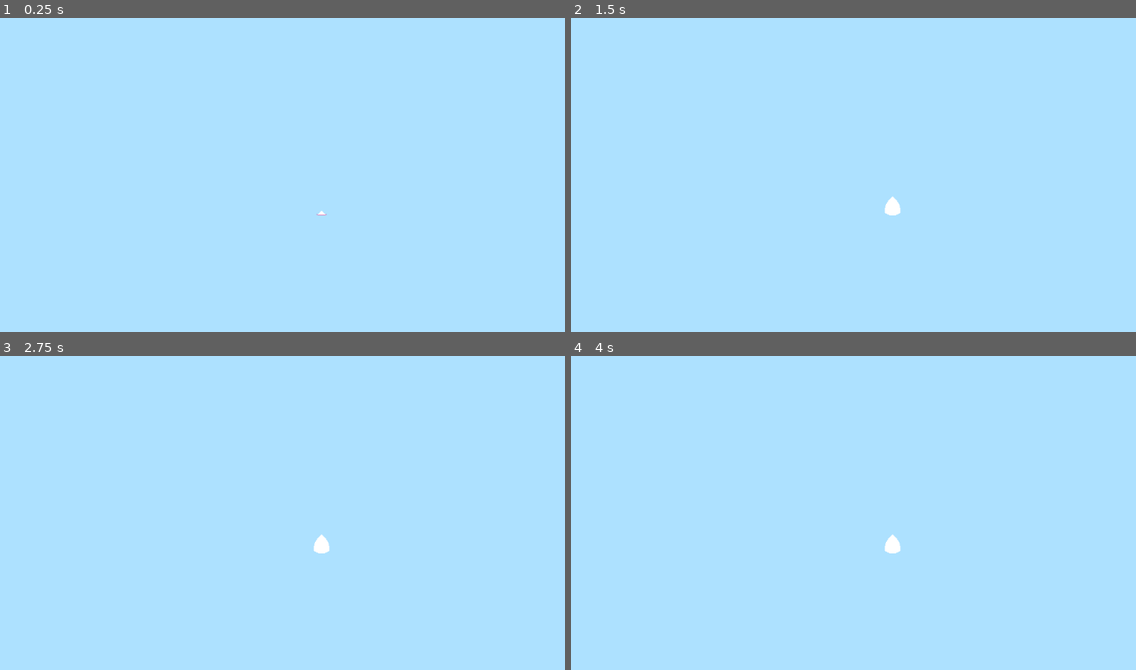
Above: before the commit, frames 1-4 (two rows, left to right).
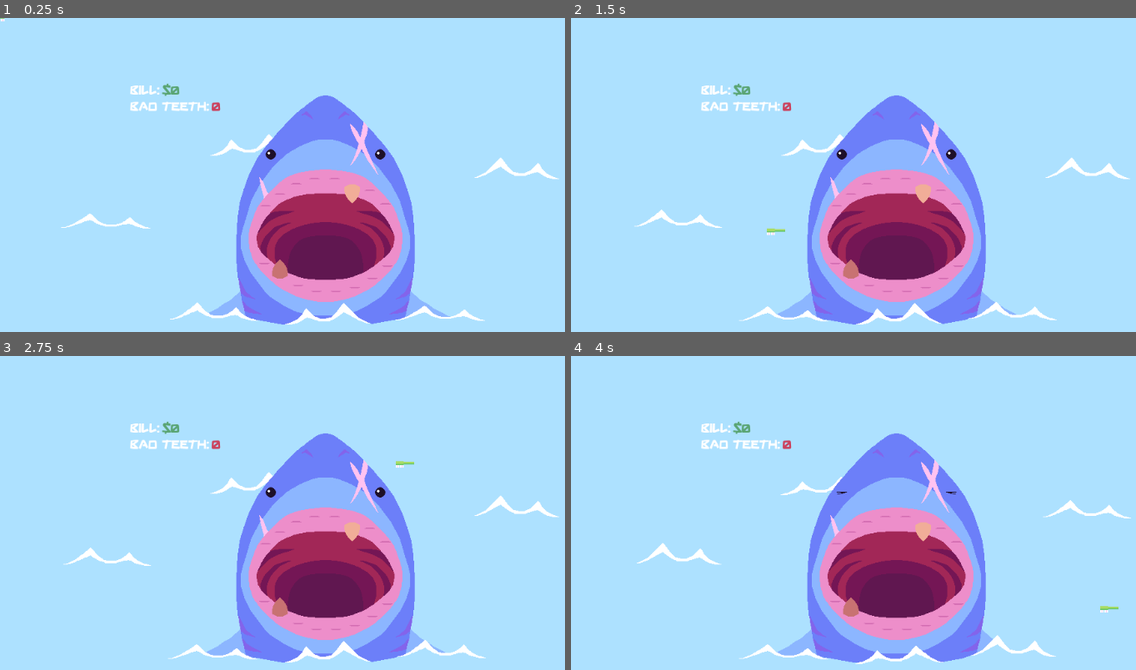
Above: after the commit, the same moments.

Repository: dojeda1/SharkTooth
Game: Godot game, scene res://Scenes/TestWorld.tscn
Two runs of this game, one before a commit and one after it. Both use one fixed random seed, a clock stepped at 60 frames per second and the inputs below. This scene is started directly instead of the project's main scene.
Inputs (mouse positions are in pixels of both pictures, inside the frame that each line leads up to):
- Up to frame 1 (0.25 s): no input
- Up to frame 2 (1.5 s): move the mouse to (893, 206) at 0.52 s; click (893, 206) at 0.6 s; move the mouse to (768, 231) at 1.27 s; click (768, 231) at 1.35 s
- Up to frame 3 (2.75 s): move the mouse to (401, 465) at 2.02 s; click (401, 465) at 2.1 s
- Up to frame 4 (4 s): move the mouse to (870, 629) at 2.77 s; click (870, 629) at 2.85 s; move the mouse to (1102, 610) at 3.52 s; click (1102, 610) at 3.6 s

The runs differ from the first frame. In frame 1, 20% of the frame differs, in the area x 0-99%, y 0-98%; in frame 2, 20%; in frame 3, 20%; in frame 4, 20%, in the area x 11-100%, y 20-99%.

Commit message:
added hidden extra teeth.

Diff:
--- a/Scenes/Shark.tscn
+++ b/Scenes/Shark.tscn
@@ -483,6 +483,34 @@
 scale = Vector2( 1, -1 )
 delay = 45
 
+[node name="Tooth17" parent="Body/Teeth" instance=ExtResource( 4 )]
+position = Vector2( 111, 28 )
+rotation = -0.302825
+scale = Vector2( 1, -1 )
+delay = 120
+hidden = true
+
+[node name="Tooth18" parent="Body/Teeth" instance=ExtResource( 4 )]
+position = Vector2( -111, 30 )
+rotation = 0.18596
+scale = Vector2( 1, -1 )
+delay = 180
+hidden = true
+
+[node name="Tooth19" parent="Body/Teeth" instance=ExtResource( 4 )]
+position = Vector2( -26, -8 )
+rotation = -0.468034
+scale = Vector2( 1, -1 )
+delay = 240
+hidden = true
+
+[node name="Tooth20" parent="Body/Teeth" instance=ExtResource( 4 )]
+position = Vector2( 66, -49 )
+rotation = -7.99218
+scale = Vector2( 1, -1 )
+delay = 300
+hidden = true
+
 [node name="Waves" type="Node2D" parent="."]
 position = Vector2( 0, -320 )
 __meta__ = {
--- a/Scenes/TestWorld.tscn
+++ b/Scenes/TestWorld.tscn
@@ -1,8 +1,64 @@
 [gd_scene load_steps=2 format=2]
 
-[ext_resource path="res://Scenes/Tooth.tscn" type="PackedScene" id=1]
+[ext_resource path="res://Scenes/World.tscn" type="PackedScene" id=1]
 
 [node name="TestWorld" type="Node2D"]
 
-[node name="Tooth" parent="." instance=ExtResource( 1 )]
-position = Vector2( 494, 290 )
+[node name="World" parent="." instance=ExtResource( 1 )]
+
+[node name="Tooth" parent="World/Shark/Body/Teeth" index="0"]
+delay = 20
+
+[node name="Tooth2" parent="World/Shark/Body/Teeth" index="1"]
+delay = 20
+
+[node name="Tooth3" parent="World/Shark/Body/Teeth" index="2"]
+delay = 20
+
+[node name="Tooth4" parent="World/Shark/Body/Teeth" index="3"]
+delay = 20
+
+[node name="Tooth5" parent="World/Shark/Body/Teeth" index="4"]
+delay = 20
+
+[node name="Tooth6" parent="World/Shark/Body/Teeth" index="5"]
+delay = 20
+
+[node name="Tooth7" parent="World/Shark/Body/Teeth" index="6"]
+delay = 20
+
+[node name="Tooth8" parent="World/Shark/Body/Teeth" index="7"]
+delay = 20
+
+[node name="Tooth9" parent="World/Shark/Body/Teeth" index="8"]
+delay = 20
+
+[node name="Tooth10" parent="World/Shark/Body/Teeth" index="9"]
+delay = 20
+
+[node name="Tooth11" parent="World/Shark/Body/Teeth" index="10"]
+delay = 20
+
+[node name="Tooth12" parent="World/Shark/Body/Teeth" index="11"]
+delay = 20
+
+[node name="Tooth13" parent="World/Shark/Body/Teeth" index="12"]
+delay = 20
+
+[node name="Tooth14" parent="World/Shark/Body/Teeth" index="13"]
+delay = 20
+
+[node name="Tooth15" parent="World/Shark/Body/Teeth" index="14"]
+delay = 20
+
+[node name="Tooth16" parent="World/Shark/Body/Teeth" index="15"]
+delay = 20
+
+[node name="Tooth17" parent="World/Shark/Body/Teeth" index="16"]
+delay = 20
+
+[node name="Tooth18" parent="World/Shark/Body/Teeth" index="17"]
+delay = 20
+
+[editable path="World"]
+[editable path="World/Shark"]
--- a/Scenes/Tooth.tscn
+++ b/Scenes/Tooth.tscn
@@ -223,6 +223,7 @@
 texture = ExtResource( 1 )
 offset = Vector2( 0, -18 )
 hframes = 15
+frame = 4
 
 [node name="CollisionShape2D" type="CollisionShape2D" parent="."]
 shape = SubResource( 1 )
--- a/Scripts/Tooth.gd
+++ b/Scripts/Tooth.gd
@@ -9,6 +9,7 @@
 var is_active = false
 export var state = "empty"
 export var delay = 0
+export var hidden = false
 
 onready var ap = $"%AnimationPlayer"
 onready var wiggle_ap = $"%WiggleAnimationPlayer"
@@ -21,6 +22,8 @@
 # Called when the node enters the scene tree for the first time.
 func _ready():
   ap.play(state)
+  if hidden:
+    self.visible = false
   if state != 'empty':
     init_rot_timer.wait_time = Global.rand(5, 10)
   #  init_rot_timer.wait_time = 0.2
@@ -94,15 +97,16 @@
       begin_pull()
 
 func reset_tooth():
-  if state == "rotting":
-    wiggle_ap.play("wiggle_large")
-  else:
-    wiggle_ap.play("idle")
-  pull_timer.stop()
-  brush_timer.stop()
-  rot_timer.start(0)
-  State.pulling_teeth = false
-  State.emit_bad_teeth()
+  if state != 'empty':
+    if state == "rotting":
+      wiggle_ap.play("wiggle_large")
+    else:
+      wiggle_ap.play("idle")
+    pull_timer.stop()
+    brush_timer.stop()
+    rot_timer.start(0)
+    State.pulling_teeth = false
+    State.emit_bad_teeth()
 
 func clean_tooth():
   if is_active:
@@ -110,7 +114,7 @@
   else:
     if state == "idle":
       rot_timer.start(0)
-    else:
+    elif state != "empty":
       init_rot()
   prev_state()
 
@@ -210,5 +214,6 @@
 
 
 func _on_DelayTimer_timeout():
+  self.visible = true
   next_state()
   pass # Replace with function body.
